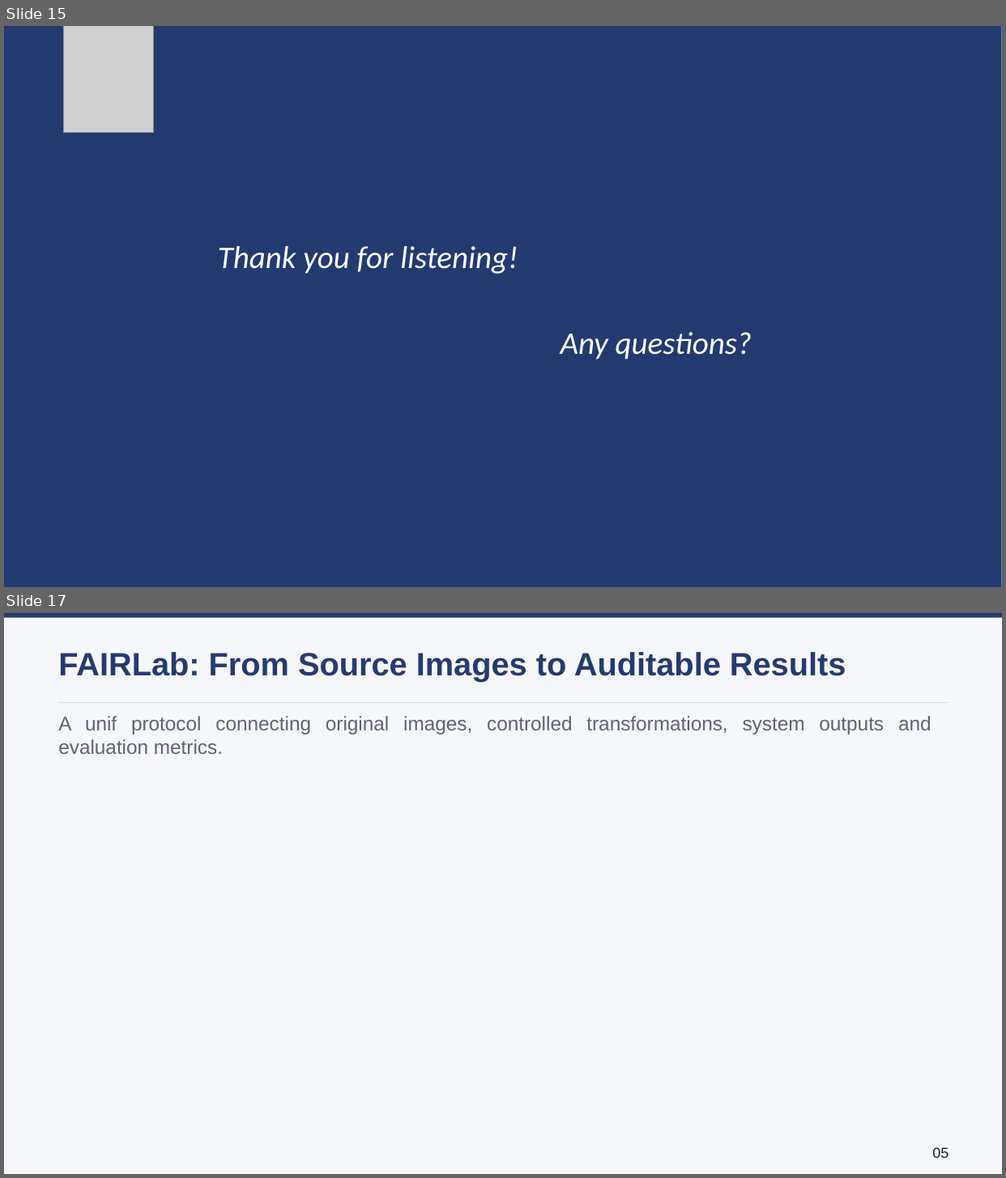
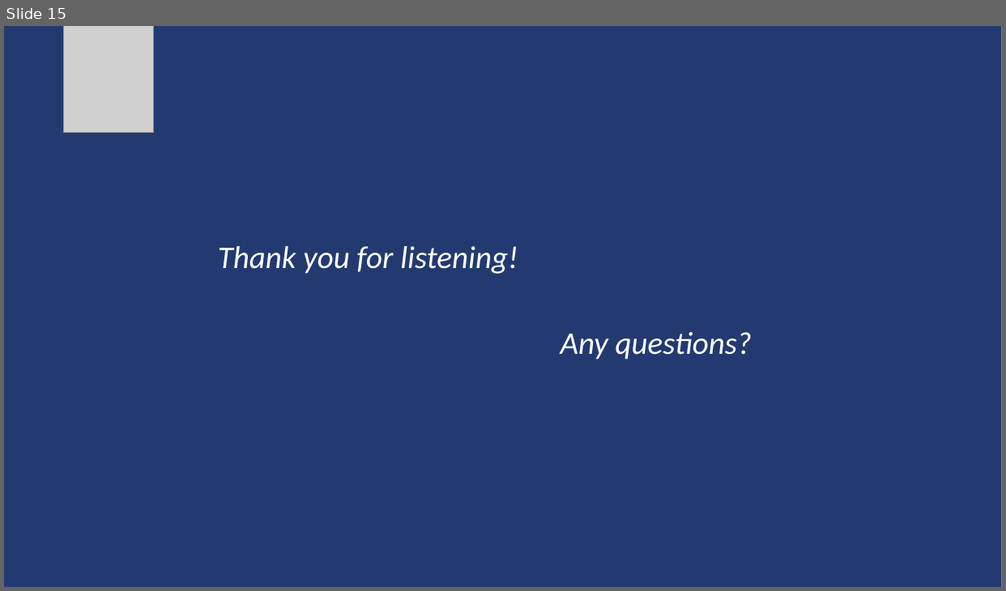
Before and after one commit to lmolinario/Molinario_Thesis_Defense_2026, a slide deck: Molinario_Thesis_Defense_2026.pptx. Shown one above the other, each under a label of ours: slides 15 and 17 before the commit, slide 15 after it; the slides between them are not shown. The pictures are 1006x1178 and 1006x591 pixels, drawn with LibreOffice and Linux fonts; fonts in the diff are those of the drawing; grey boxes stand for pictures. Boxes give left, top, right and bottom in pixels: in the first picture for what was removed or moved away, otherwise in the second. Text is boxed around its words. In the diff, an @@ line names an element or a change of style, - is before the commit and + after.

```diff
--- a/Molinario_Thesis_Defense_2026.pptx
+++ b/Molinario_Thesis_Defense_2026.pptx
@@ slide 17 removed at (x1=4, y1=613, x2=1002, y2=1174), background #F6F7FA @@
@@ rectangle removed at (x1=4, y1=613, x2=1002, y2=618) @@
@@ text removed at (x1=58, y1=652, x2=846, y2=681) @@
-FAIRLab: From Source Images to Auditable Results
@@ line removed from (58, 703) to (948, 703) @@
@@ text removed at (x1=58, y1=716, x2=931, y2=754) @@
-A unif protocol connecting original images, controlled transformations, system outputs and evaluation metrics.
@@ text removed at (x1=932, y1=1148, x2=948, y2=1158) @@
-05
```
Also in this commit, not shown: 12 other slides removed.
